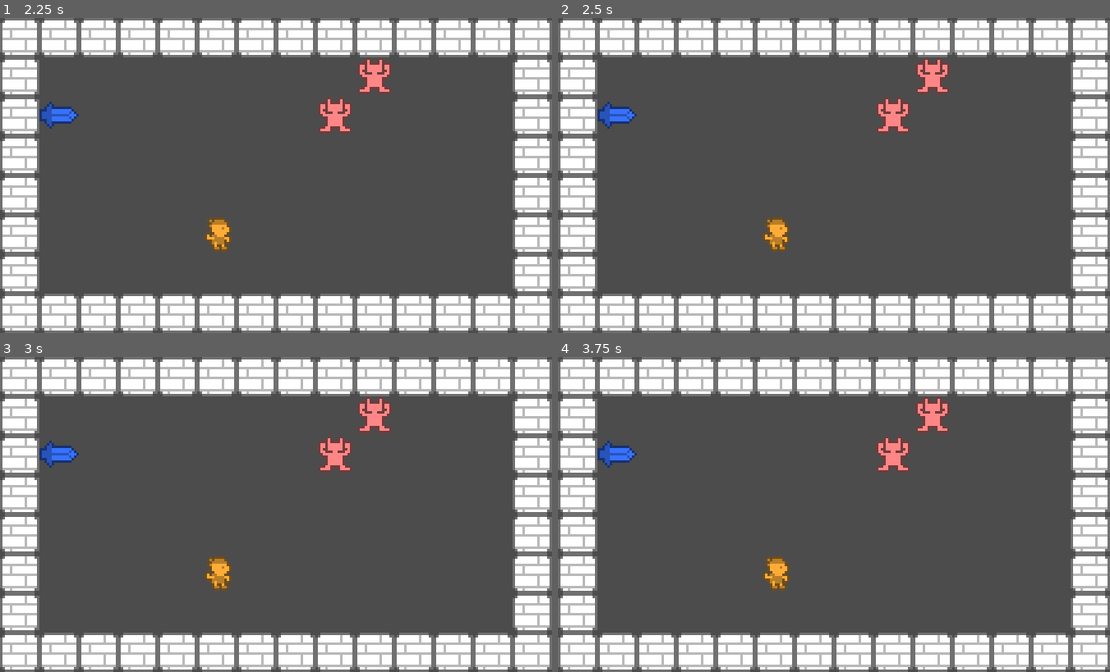
Above: before the commit, frames 1-4 (two rows, left to right).
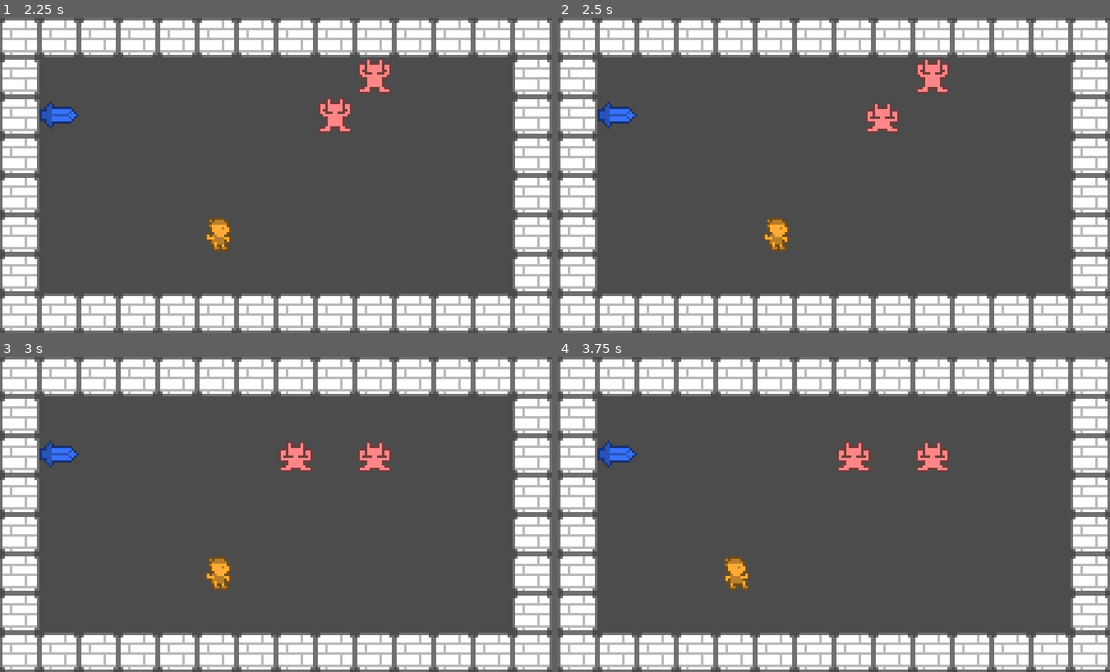
Above: after the commit, the same moments.

Repository: JUB-Yoush/yudum-1
Game: Godot game, scene res://src/Levels/Lvl0.tscn
Same seed, same stepped clock (60 frames per second), same inputs: the game is played once before the commit and once after it.
Inputs:
- Up to frame 1 (2.25 s): tap Enter at 0.5, 2 s; hold D (right) 0.53-1.28 s; hold F (grab) 0.53-1.28 s; tap Space at 1.25 s; hold S (down) 1.28-2.03 s; tap F (grab) at 1.35 s; hold D (right) from 2.03 s (still down); hold F (grab) from 2.03 s (still down)
- Up to frame 2 (2.5 s): keep holding D (right); keep holding F (grab)
- Up to frame 3 (3 s): release D (right) at 2.78 s; release F (grab) at 2.78 s; hold W (up) from 2.78 s (still down); tap F (grab) at 2.85 s
- Up to frame 4 (3.75 s): tap Space at 3.5 s; release W (up) at 3.53 s; hold A (left) from 3.53 s (still down); hold F (grab) from 3.53 s (still down)

Frame 1 is identical in both runs. In frame 2, 0.6% of the frame differs, in the area x 55-64%, y 25-37%; in frame 3, 2.0%; in frame 4, 2.8%, in the area x 29-71%, y 12-75%.

Commit message:
did pathfinding I'm insane nobody can stop me

Diff:
--- a/src/Levels/Main.gd
+++ b/src/Levels/Main.gd
@@ -19,8 +19,9 @@
 	mob.act()
 
 
-func on_mob_turn_ended():
+func on_mob_turn_ended(mob):
 	print('turn over')
+	mob.disconnect("turn_ended",self,"on_mob_turn_ended")
 	var mobs:Array = get_mobs()
 	mob_index = min(mob_index + 1, mobs.size())
 	if mob_index == mobs.size():
--- a/src/actors/mobs/Mob.gd
+++ b/src/actors/mobs/Mob.gd
@@ -12,9 +12,9 @@
 	FINDING_PLAYER,
 	FOUND_PLAYER
 }
-
+var vector_to_player:Vector2
 onready var playerDetectorRay = $PlayerDetectorRay
-signal turn_ended
+signal turn_ended(mob)
 signal done_scanning
 signal local_done_turn
 var _state = States.FINDING_PLAYER
@@ -35,16 +35,7 @@
 		ray_scan()
 		look_for_player()
 		yield(self,"done_scanning")
-		# check for player.
-		#if player not found, go to finding player state.
-		# if player found, go to found player state
 
-		# in finding plaeyr:
-		# pick random dir and move there
-
-		# in found player
-		# move towards player
-		# if player on tile then attack player
 
 		match _state:
 			States.FINDING_PLAYER:
@@ -54,6 +45,7 @@
 				act_found_player()
 				pass
 
+		animate()
 		ap -= 1
 
 
@@ -93,8 +85,18 @@
 	pass
 
 func act_found_player():
+	var p_vector_x = vector_to_player.x
+	var p_vector_y = vector_to_player.x
+	var larger_value:Vector2
 
-	pass
+	if abs(vector_to_player.x) > abs(vector_to_player.y):
+		larger_value = Vector2.RIGHT * sign(vector_to_player.x)
+	elif abs(vector_to_player.x) < abs(vector_to_player.y):
+		larger_value = Vector2.DOWN * sign(vector_to_player.y)
+	elif abs(vector_to_player.x) == abs(vector_to_player.y):
+		larger_value = Vector2.RIGHT * sign(vector_to_player.x)
+	move_by_tween(larger_value)
+
 
 func look_for_player():
 	var found_player = false
@@ -102,7 +104,7 @@
 	playerDetectorRay.rotation_degrees = 0
 	for i in range(360/15):
 		playerDetectorRay.cast_to = Vector2(64,0).rotated(deg2rad(15 * i))
-		yield(get_tree().create_timer(speed * 0.005), "timeout")
+		yield(get_tree().create_timer(0.00001), "timeout")
 		playerDetectorRay.force_raycast_update()
 #		if playerDetectorRay.get_collider() != null:
 #			print(playerDetectorRay.get_collider().get_groups())
@@ -122,7 +124,11 @@
 
 func ray_detected_player(foundRay):
 	print(foundRay.cast_to)
+	vector_to_player = foundRay.cast_to.normalized()
 	_state = States.FOUND_PLAYER
+	#normalize it
+	#see if the x or y is bigger
+	# go in that direction
 	pass
 
 func ray_no_detect_player():
@@ -130,6 +136,6 @@
 
 func end_turn():
 	print('turn ended')
-	emit_signal("turn_ended")
+	emit_signal("turn_ended",self)
 	ap = max_ap
 	pass
